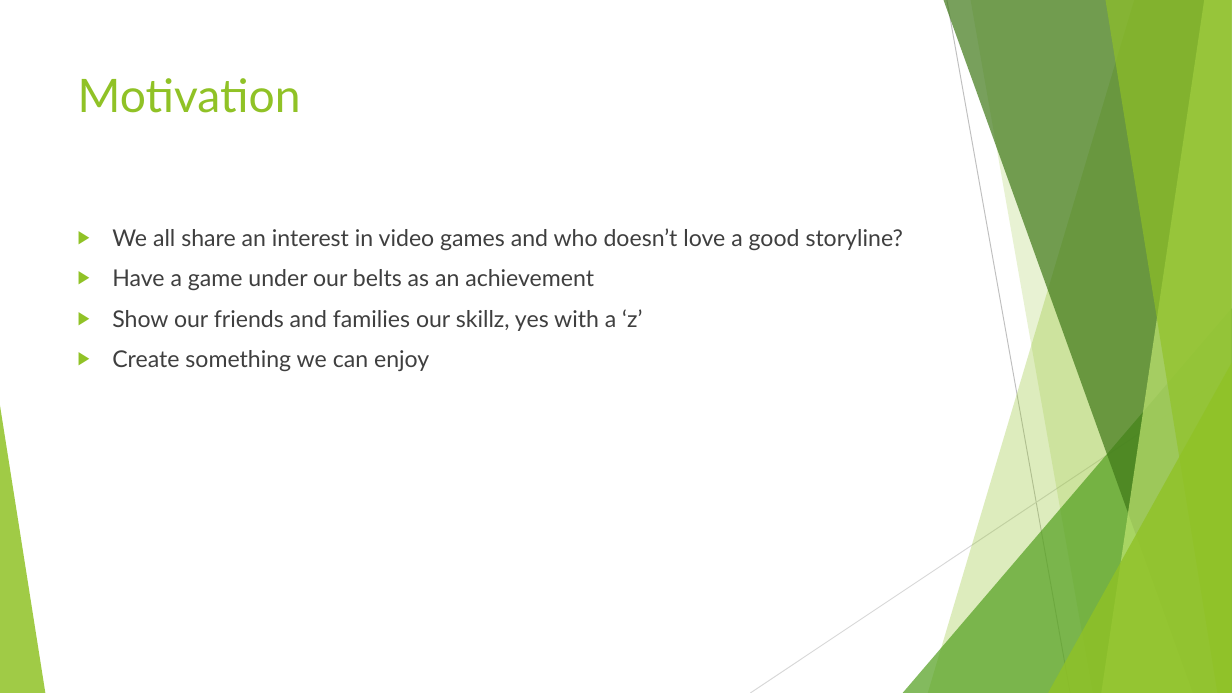
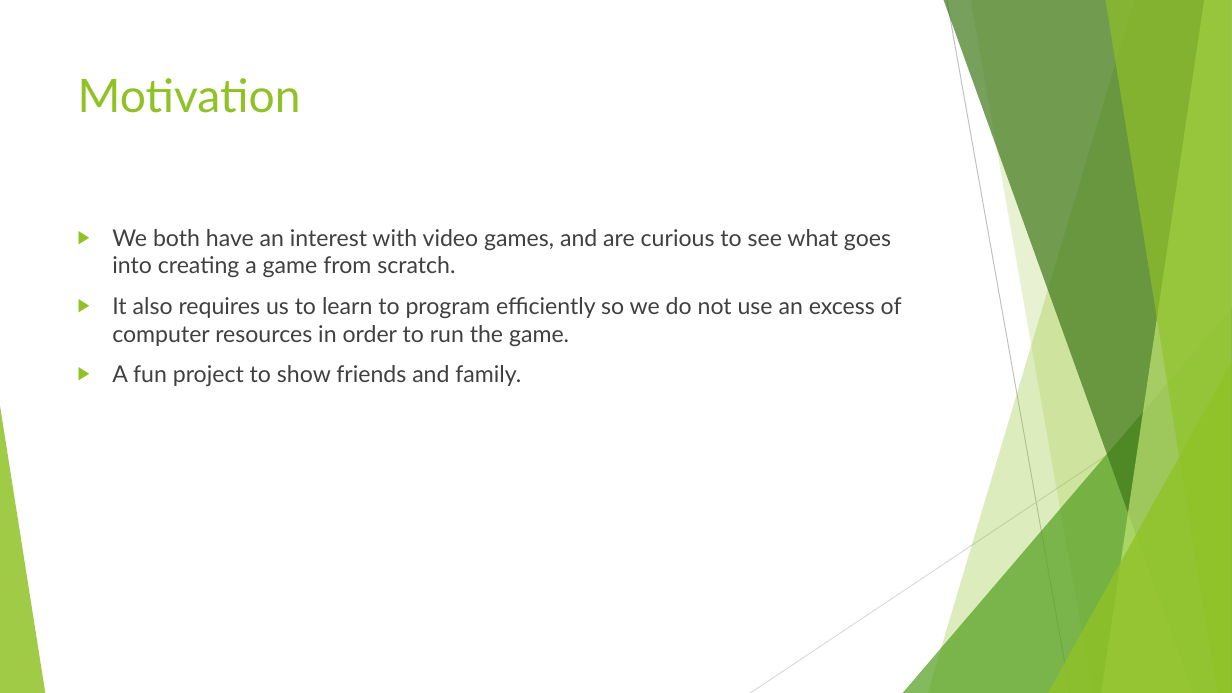
Before and after one commit to hanselrd/bubble-warrior-adventures, a slide deck: slide 3 of powerpoint/Bubble Warrior Adventures.pptx. Drawn at 1232x693 pixels with LibreOffice and Linux fonts; fonts in the diff are those of the drawing. Boxes give left, top, right and bottom in pixels: in the first picture for what was removed or moved away, otherwise in the second. Text is boxed around its words. In the diff, an @@ line names an element or a change of style, - is before the commit and + after.

```diff
--- a/powerpoint/Bubble Warrior Adventures.pptx
+++ b/powerpoint/Bubble Warrior Adventures.pptx
@@ text at (x1=112, y1=229, x2=902, y2=386): text changed; text colour #3F3F3F to #404040 @@
-▶ We all share an interest in video games and who doesn’t love a good storyline?
-▶ Have a game under our belts as an achievement
-▶ Show our friends and families our skillz, yes with a ‘z’
-▶ Create something we can enjoy
+▶ We both have an interest with video games, and are curious to see what goes into creating a game from scratch.
+▶ It also requires us to learn to program efficiently so we do not use an excess of computer resources in order to run the game.
+▶ A fun project to show friends and family.
```
Also in this commit, not shown: 6 other slides changed.
